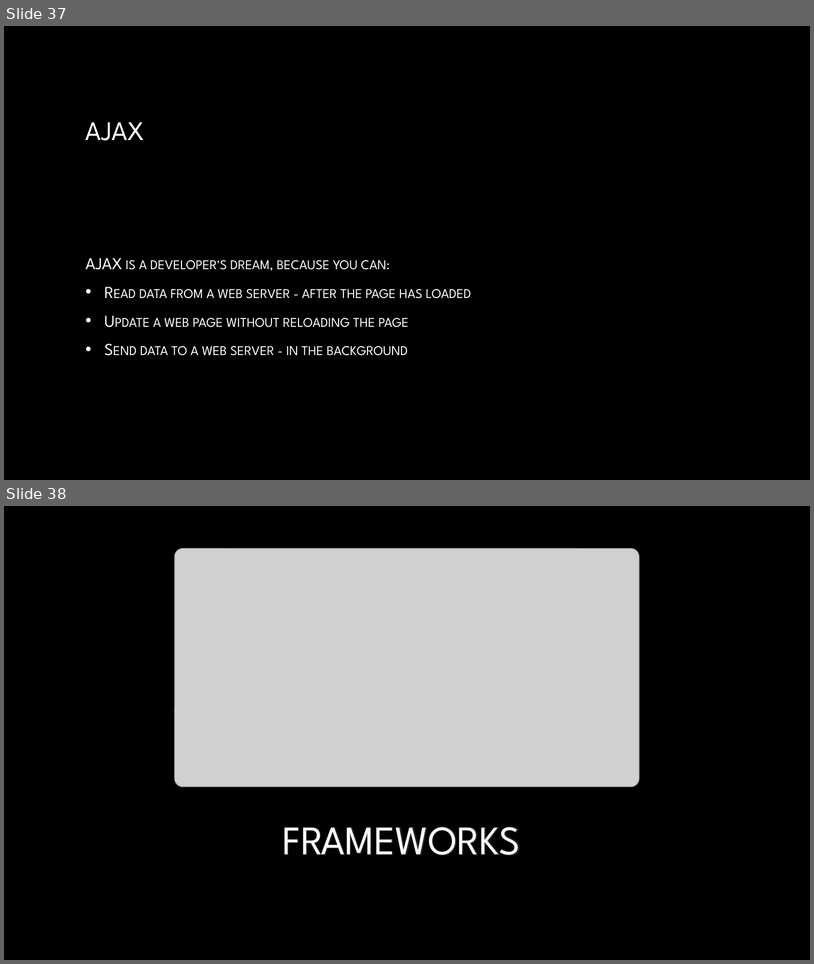
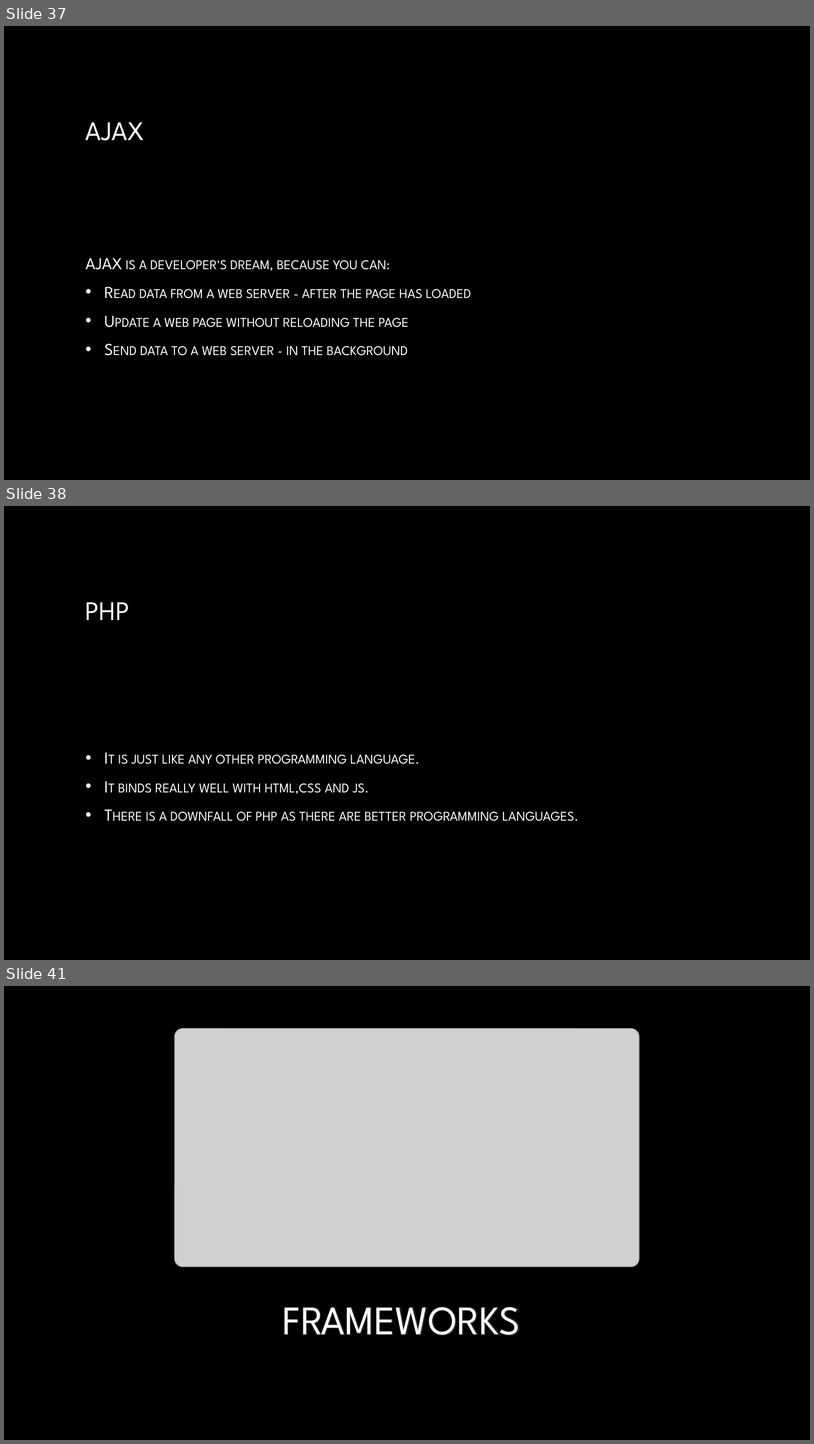
Before and after one commit to saahithhegde/webapplication, a slide deck: web_application_programming.pptx. Shown one above the other, each under a label of ours: slides 37 and 38 before the commit, slides 37, 38 and 41 after it; the slides between them are not shown. The pictures are 814x964 and 814x1444 pixels, drawn with LibreOffice and Linux fonts; fonts in the diff are those of the drawing; grey boxes stand for pictures; background and template pictures are left out. Boxes give left, top, right and bottom in pixels: in the first picture for what was removed or moved away, otherwise in the second. Text is boxed around its words. In the diff, an @@ line names an element or a change of style, - is before the commit and + after.

Commit message:
updated ppt

```diff
--- a/web_application_programming.pptx
+++ b/web_application_programming.pptx
@@ slide 38 added at (4,506,810,960), background picture (left out) @@
@@ title added at (86,602,130,620), 32 pt, text gradient #FFFFFF to #A6A6A6 @@
+PHP
@@ text added at (118,754,579,821), 20 pt, text gradient #FFFFFF to #BFBFBF, small capitals @@
+• It is just like any other programming language.
+• It binds really well with html,css and js.
+• There is a downfall of php as there are better programming languages.
@@ what was slide 38 is now slide 41 @@
```
Also in this commit, not shown: 2 other slides added.
